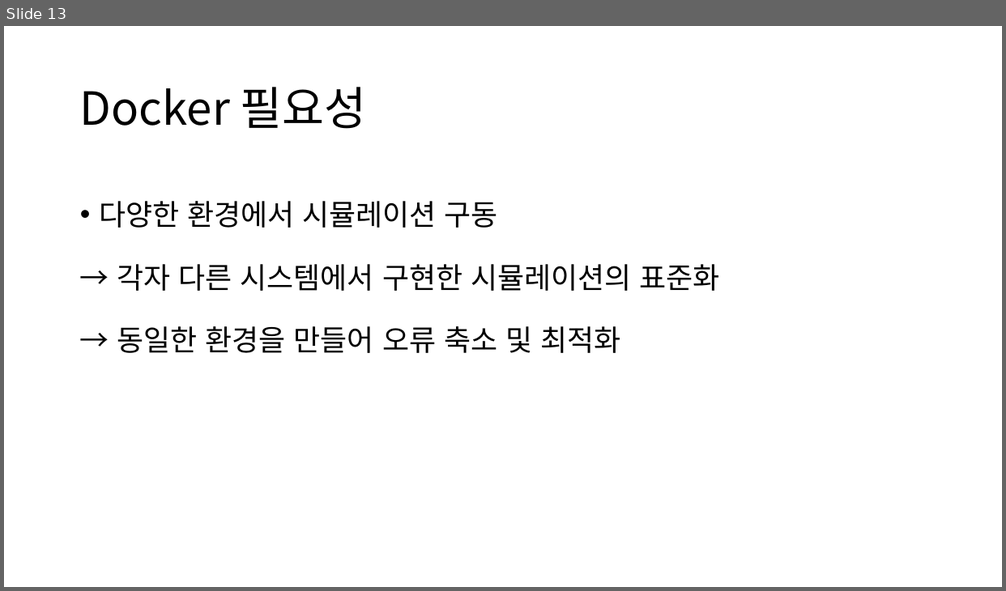
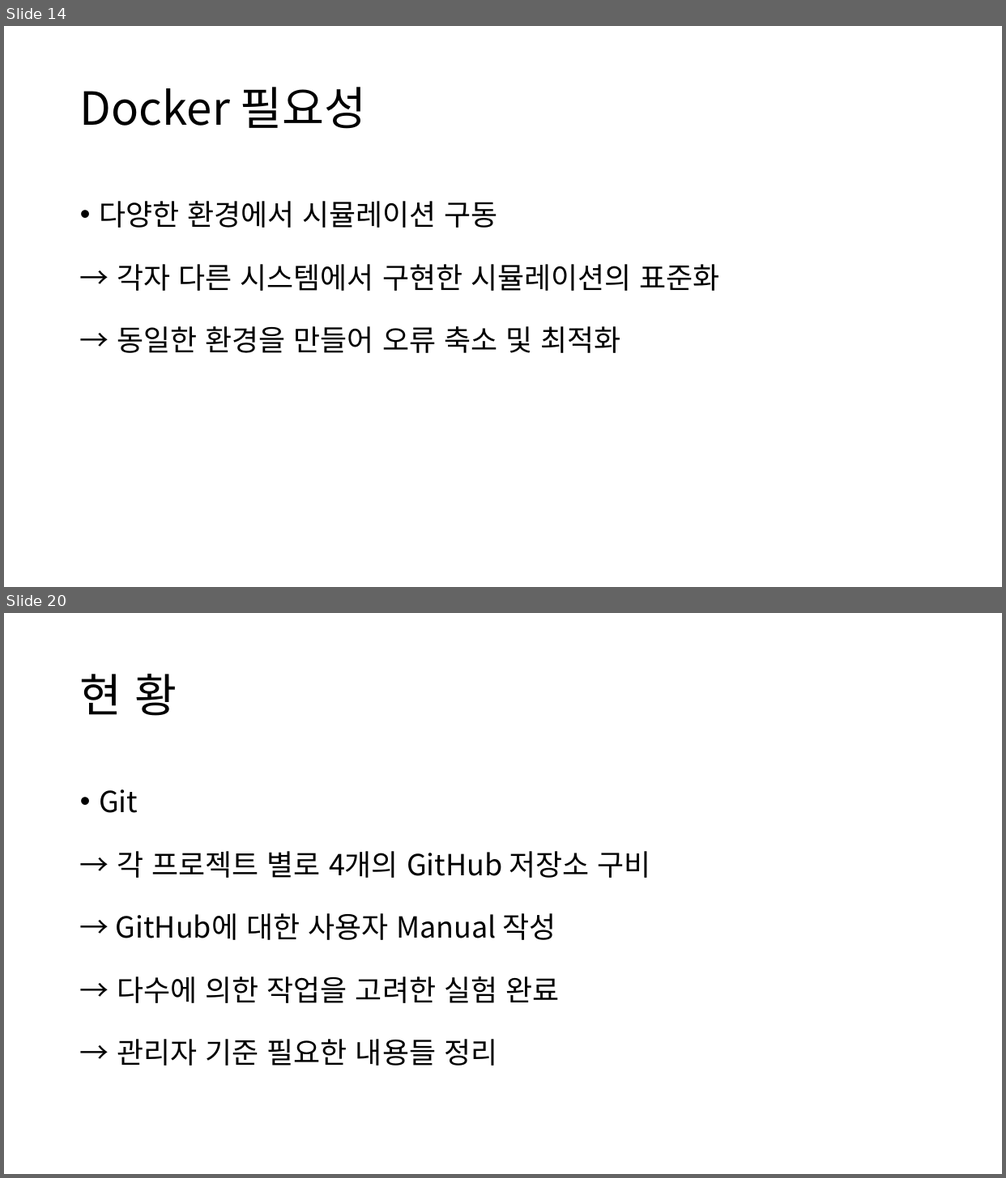
Before and after one commit to RoiDaeyoon/GDS, a slide deck: Git Docker Services.pptx. Shown one above the other, each under a label of ours: slide 13 before the commit, slides 14 and 20 after it; the slides between them are not shown. The pictures are 1006x591 and 1006x1178 pixels, drawn with LibreOffice and Linux fonts; fonts in the diff are those of the drawing. Boxes give left, top, right and bottom in pixels: in the first picture for what was removed or moved away, otherwise in the second. Text is boxed around its words. In the diff, an @@ line names an element or a change of style, - is before the commit and + after.

```diff
--- a/Git Docker Services.pptx
+++ b/Git Docker Services.pptx
@@ slide 20 added at [4,613,1002,1174], background #FFFFFF @@
@@ title added at [80,674,177,716], 44 pt, text #000000 @@
+현 황
@@ text added at [99,790,650,1066], 28 pt, text #000000 @@
+• Git
+→ 각 프로젝트 별로 4개의 GitHub 저장소 구비
+→ GitHub에 대한 사용자 Manual 작성
+→ 다수에 의한 작업을 고려한 실험 완료
+→ 관리자 기준 필요한 내용들 정리
@@ what was slide 13 is now slide 14 @@
```
Also in this commit, not shown: 2 slides changed, 9 other slides added, 1 slide removed, 2 other files.
